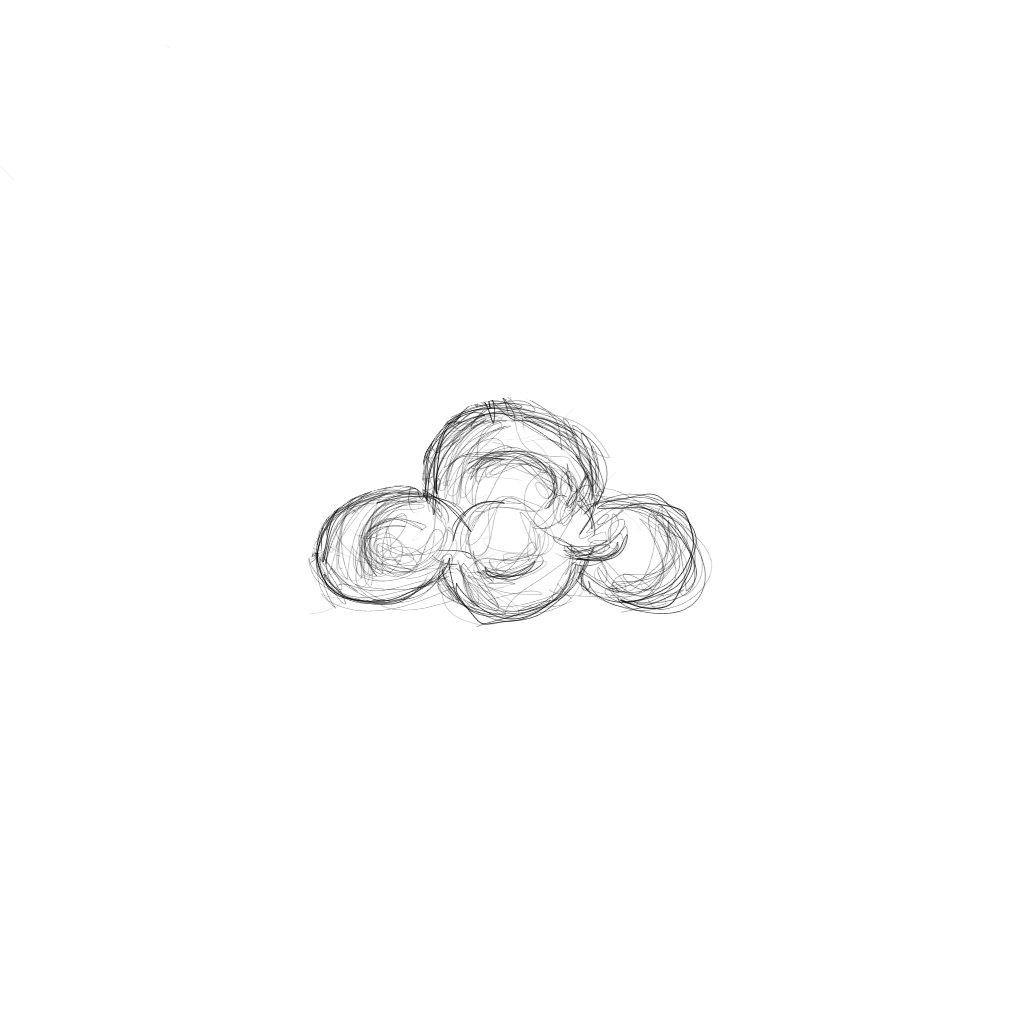
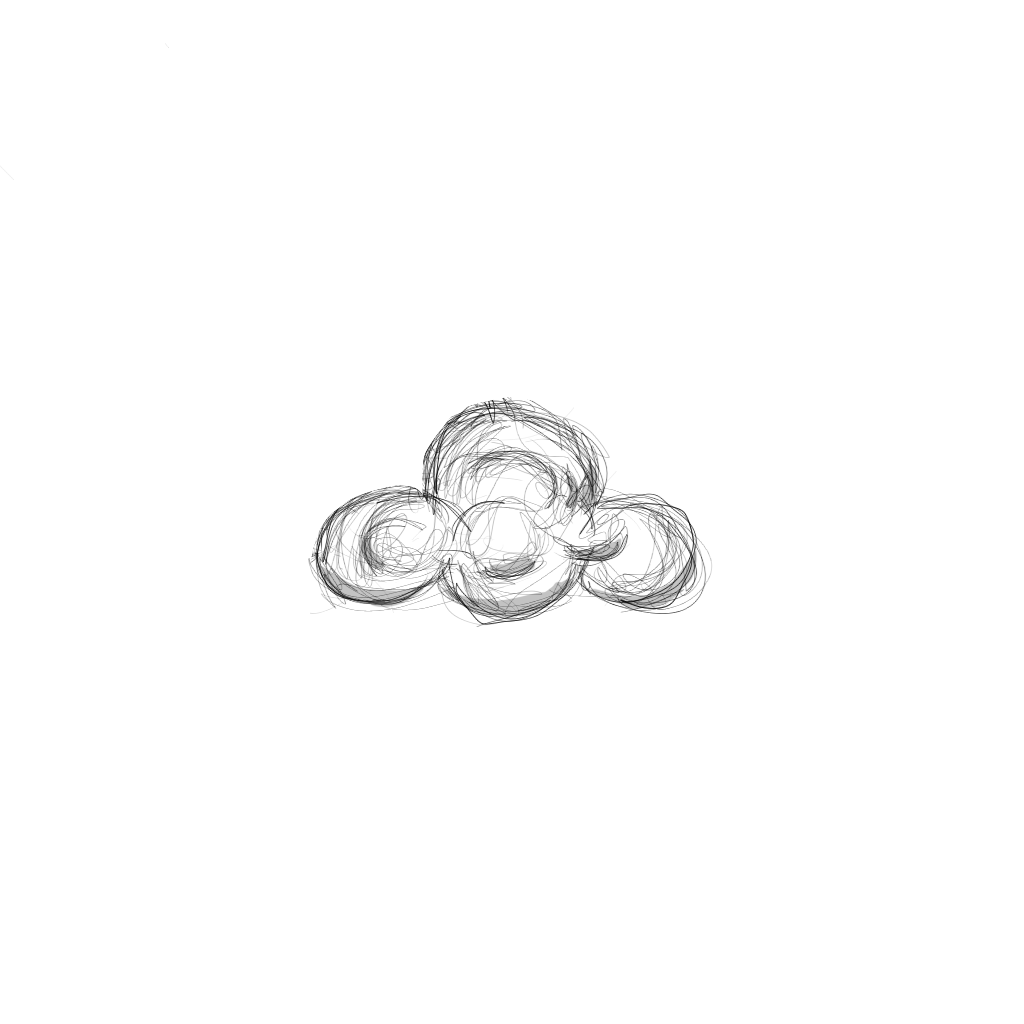
Comparing the layer stacks of the two (1024, 1024) images. Changes:
added layer "colour" above "wolk groot" over [318, 464, 698, 617]
